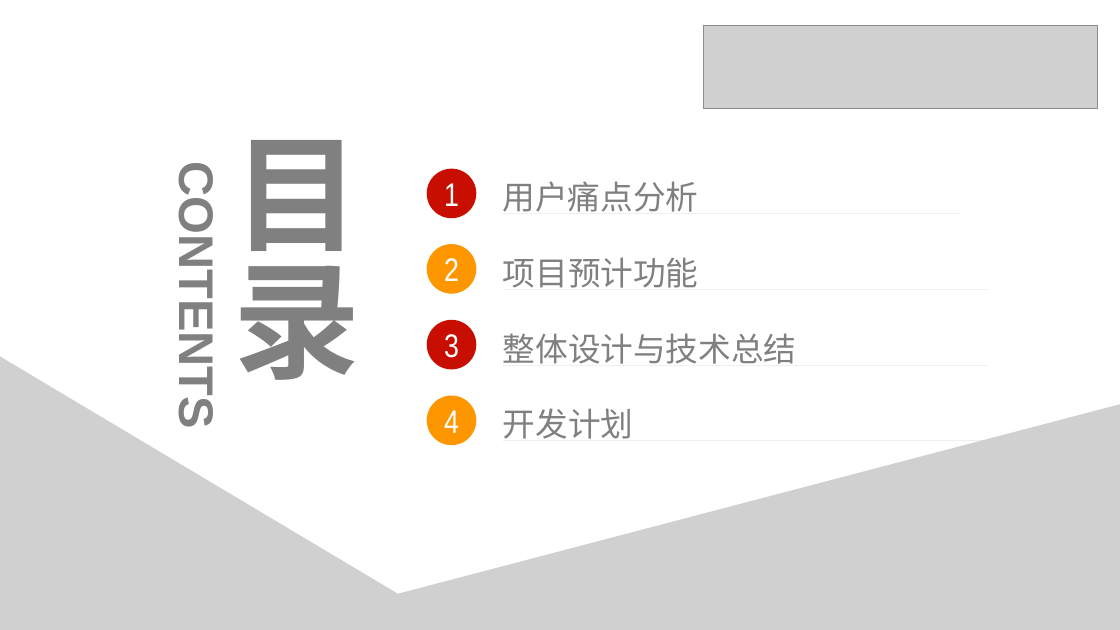
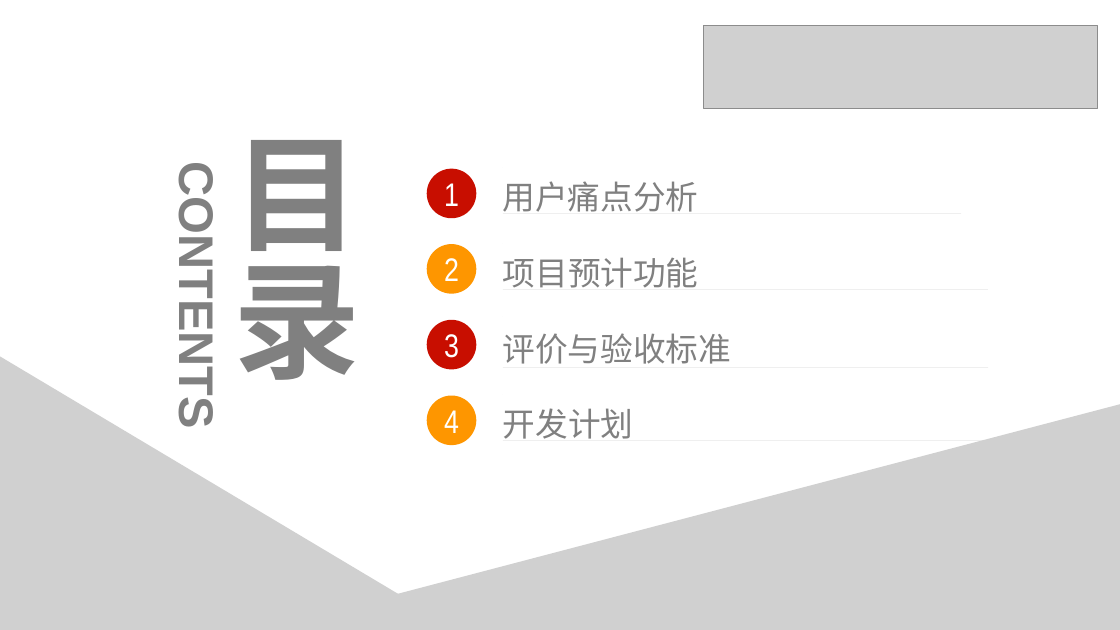
Before and after one commit to Ep11phany/ISE2023Autumn, a slide deck: slide 2 of ISE-Proposal.pptx. Drawn at 1120x630 pixels with LibreOffice and Linux fonts; fonts in the diff are those of the drawing; grey boxes stand for pictures. Boxes give left, top, right and bottom in pixels: in the first picture for what was removed or moved away, otherwise in the second. Text is boxed around its words. In the diff, an @@ line names an element or a change of style, - is before the commit and + after.

```diff
--- a/ISE-Proposal.pptx
+++ b/ISE-Proposal.pptx
@@ freeform shape "评价与验收标准" at box(503, 317, 989, 368): outline redrawn @@
@@ text in freeform shape at box(503, 333, 731, 364): text changed @@
-整体设计与技术总结
+评价与验收标准
```
Also in this commit, not shown: 2 other slides changed, 3 slides added, 4 slides removed, 1 other file.
